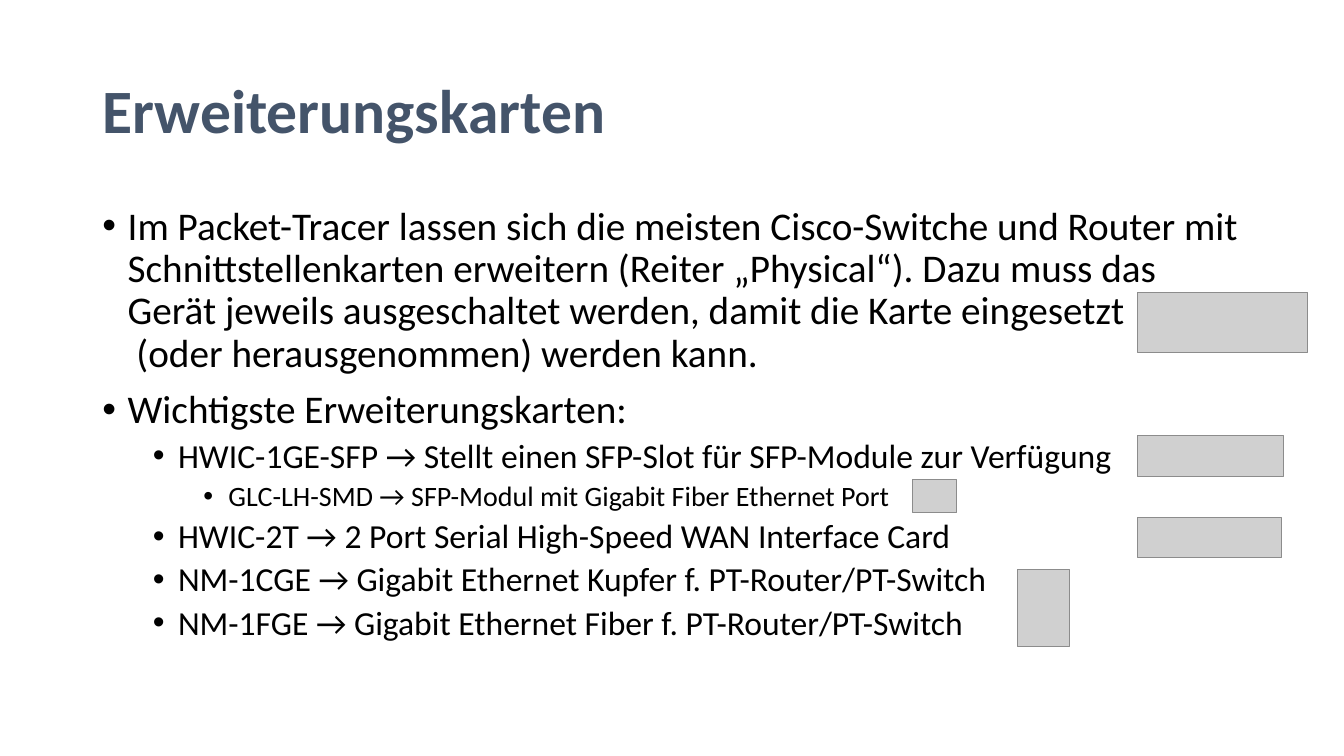
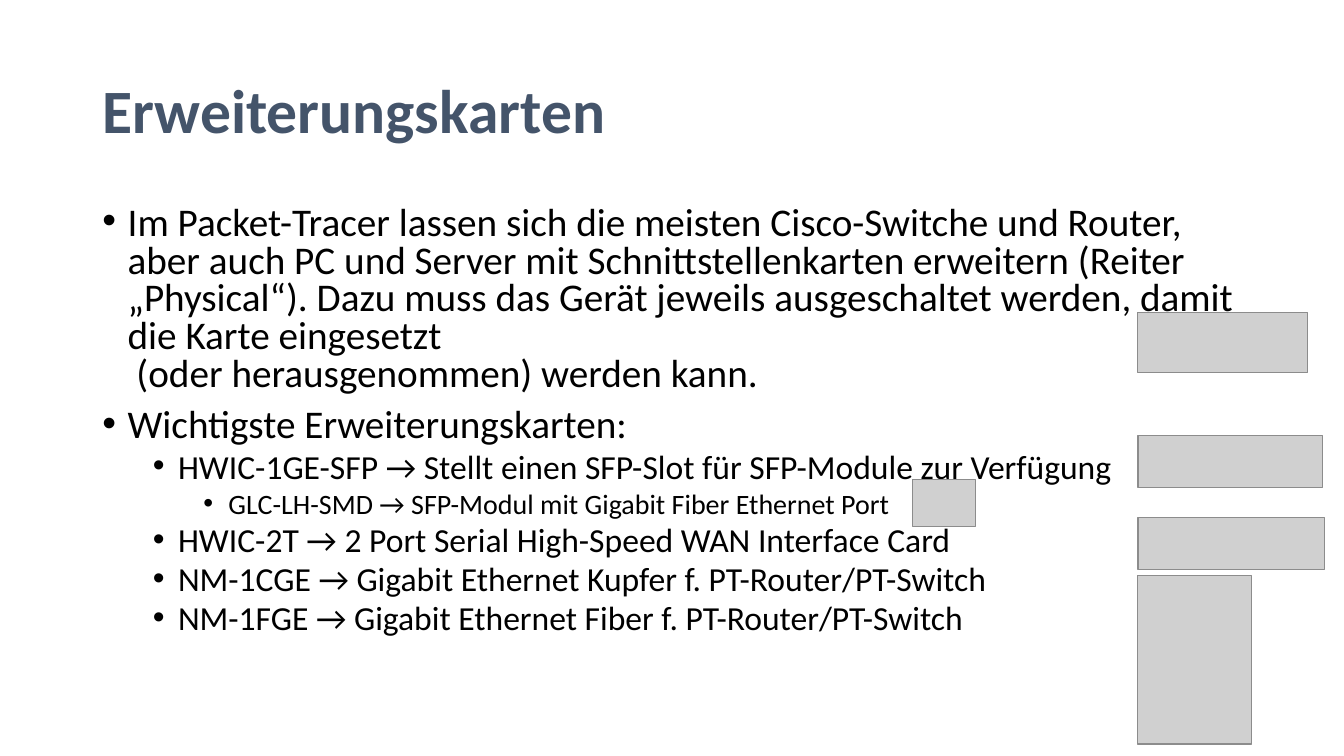
Before and after one commit to MickyRoth/Presentations, a slide deck: slide 6 of Cisco Packet Tracer.pptx. Drawn at 1344x756 pixels with LibreOffice and Linux fonts; fonts in the diff are those of the drawing; grey boxes stand for pictures. Boxes give left, top, right and bottom in pixels: in the first picture for what was removed or moved away, otherwise in the second. Text is boxed around its words. In the diff, an @@ line names an element or a change of style, - is before the commit and + after.

```diff
--- a/Cisco Packet Tracer.pptx
+++ b/Cisco Packet Tracer.pptx
@@ text at bbox=[128, 208, 1233, 394]: text changed @@
-• Im Packet-Tracer lassen sich die meisten Cisco-Switche und Router mit Schnittstellenkarten erweitern (Reiter „Physical“). Dazu muss das Gerät jeweils ausgeschaltet werden, damit die Karte eingesetzt
-  (oder herausgenommen) werden kann.
+• Im Packet-Tracer lassen sich die meisten Cisco-Switche und Router, aber auch PC und Server mit Schnittstellenkarten erweitern (Reiter „Physical“). Dazu muss das Gerät jeweils ausgeschaltet werden, damit die Karte eingesetzt
+  (oder herausgenommen) werden kann.
@@ picture: place and size @@
-picture at bbox=[1138, 292, 1308, 353]
+picture at bbox=[1138, 313, 1308, 373]
@@ text at bbox=[128, 410, 1112, 636]: line spacing 0.9 to 0.8 @@
@@ picture: place and size @@
-picture at bbox=[1138, 436, 1284, 476]
+picture at bbox=[1138, 436, 1323, 487]
@@ picture: place and size @@
-picture at bbox=[912, 479, 957, 512]
+picture at bbox=[912, 479, 975, 526]
@@ picture: place and size @@
-picture at bbox=[1138, 518, 1282, 558]
+picture at bbox=[1138, 518, 1325, 570]
@@ picture: place and size @@
-picture at bbox=[1018, 570, 1071, 647]
+picture at bbox=[1138, 576, 1252, 744]
```
Also in this commit, not shown: 2 other files.
